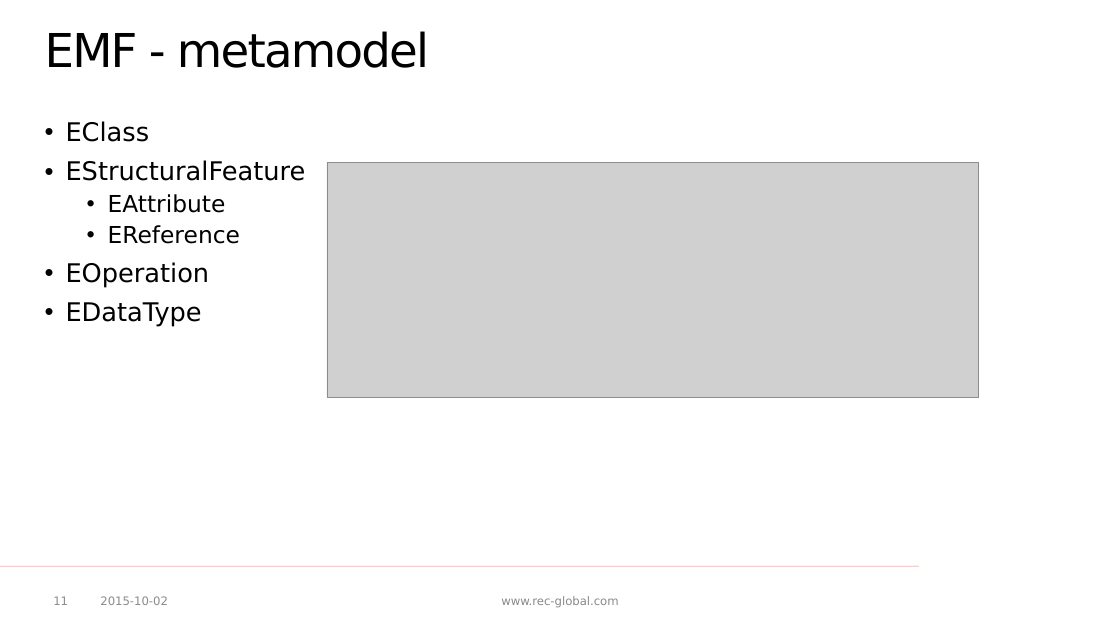
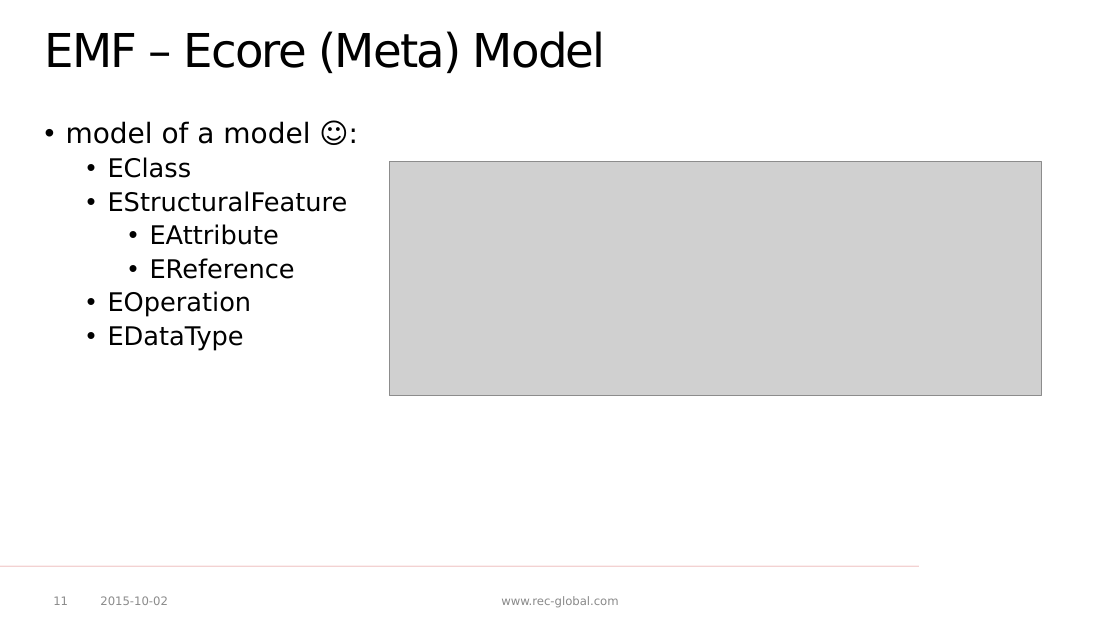
Before and after one commit to p-zalejko/jug_emf, a slide deck: slide 11 of JUG - EMF.pptx. Drawn at 1120x630 pixels with LibreOffice and Linux fonts; fonts in the diff are those of the drawing; grey boxes stand for pictures; background and template pictures are left out. Boxes give left, top, right and bottom in pixels: in the first picture for what was removed or moved away, otherwise in the second. Text is boxed around its words. In the diff, an @@ line names an element or a change of style, - is before the commit and + after.

Commit message:
updated a presentation

```diff
--- a/JUG - EMF.pptx
+++ b/JUG - EMF.pptx
@@ title at <box>45,31,606,73</box>: text changed @@
-EMF - metamodel
+EMF – Ecore (Meta) Model
@@ text at <box>66,121,310,144</box>: paragraph added @@
+• model of a model ☺:
@@ text at <box>108,157,348,350</box>: size 20 to 22 pt in "EAttribute", "EReference"; list level 1 to 2 in "EClass"; list level 1 to 2 in "EStructuralFeature"; list level 2 to 3 in "EAttribute"; list level 2 to 3 in "EReference"; list level 1 to 2 in "EOperation"; list level 1 to 2 in "EDataType" @@
@@ picture: place and size @@
-picture at <box>327,163,979,397</box>
+picture at <box>390,161,1042,396</box>
```
